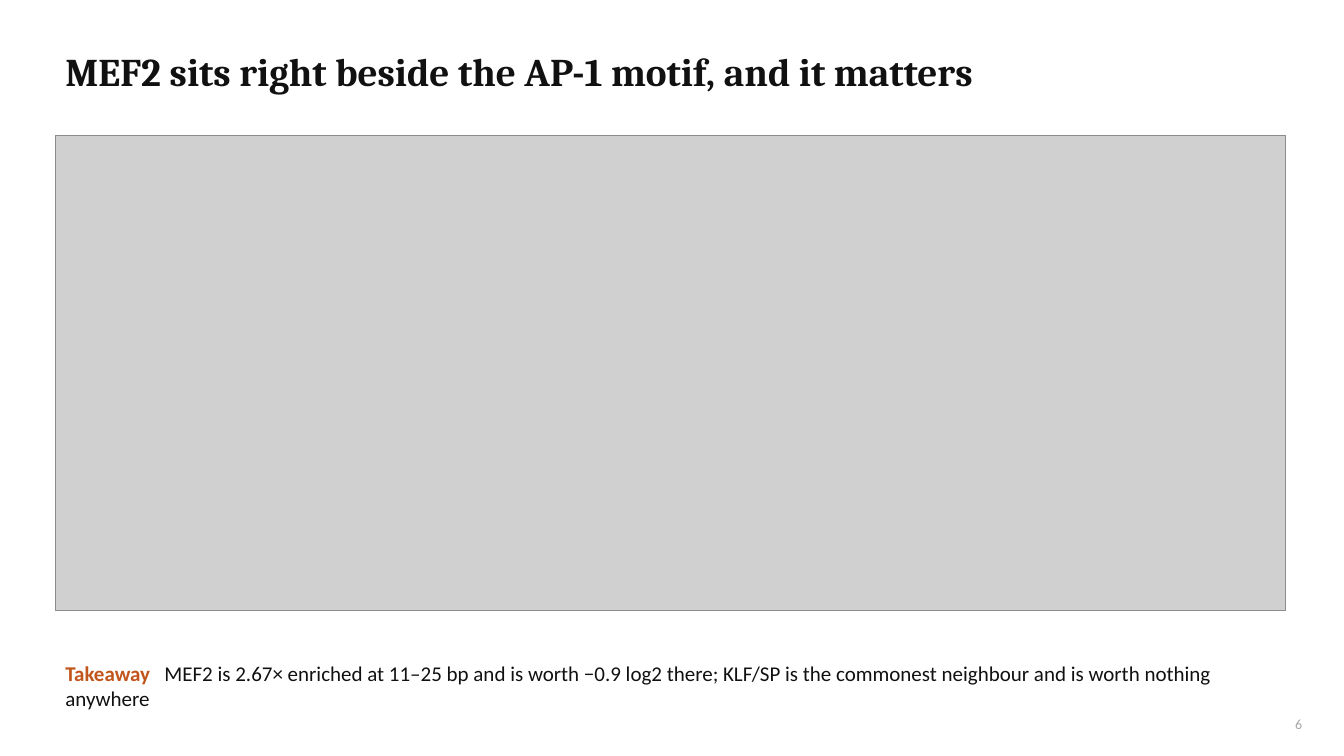
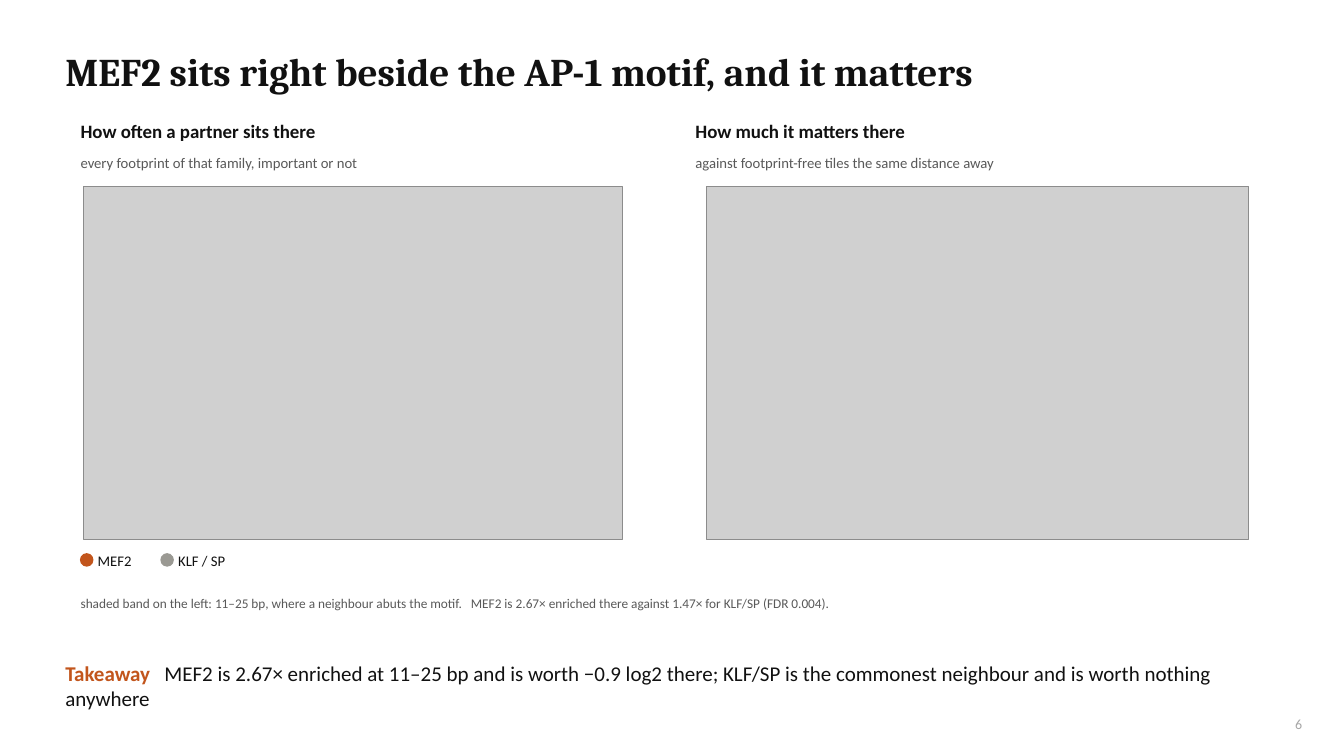
Before and after one commit to cytokine4242/Alpha_Genome_Ap1, a slide deck: slide 6 of Analysis/AP1_AlphaGenome_results.pptx. Drawn at 1344x756 pixels with LibreOffice and Linux fonts; fonts in the diff are those of the drawing; grey boxes stand for pictures. Boxes give left, top, right and bottom in pixels: in the first picture for what was removed or moved away, otherwise in the second. Text is boxed around its words. In the diff, an @@ line names an element or a change of style, - is before the commit and + after.

```diff
--- a/Analysis/AP1_AlphaGenome_results.pptx
+++ b/Analysis/AP1_AlphaGenome_results.pptx
@@ picture removed at (55,135,1286,611) @@
@@ text added at (81,124,315,141), 13.5 pt, text #111111, bold @@
+How often a partner sits there
@@ text added at (695,124,905,138), 13.5 pt, text #111111, bold @@
+How much it matters there
@@ text added at (81,158,357,171), 10.5 pt, text #595959 @@
+every footprint of that family, important or not
@@ text added at (695,158,994,171), 10.5 pt, text #595959 @@
+against footprint-free tiles the same distance away
@@ picture added at (84,187,622,539) @@
@@ picture added at (707,187,1249,539) @@
@@ ellipse added at (81,555,93,567), fill #C2551C, outline #C2551C 1 pt @@
@@ text added at (98,556,132,566), 10.5 pt, text #111111 @@
+MEF2
@@ ellipse added at (161,555,173,567), fill #9A9993, outline #9A9993 1 pt @@
@@ text added at (178,556,225,566), 10.5 pt, text #111111 @@
+KLF / SP
@@ text added at (81,598,829,611), 9.5 pt, text #595959 @@
+shaded band on the left: 11–25 bp, where a neighbour abuts the motif. MEF2 is 2.67× enriched there against 1.47× for KLF/SP (FDR 0.004).
```
Also in this commit, not shown: 7 other slides changed, 45 other files.
